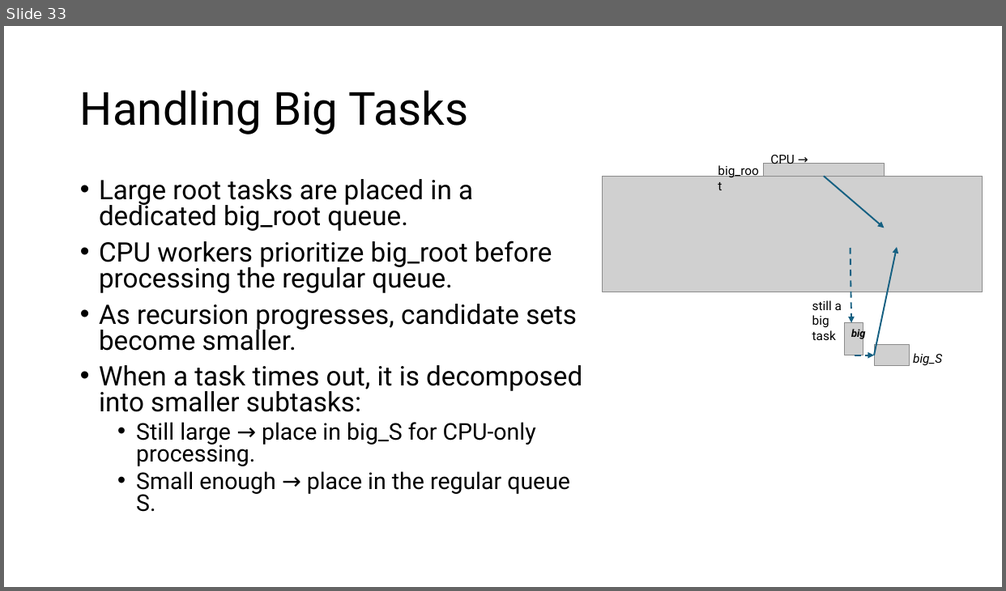
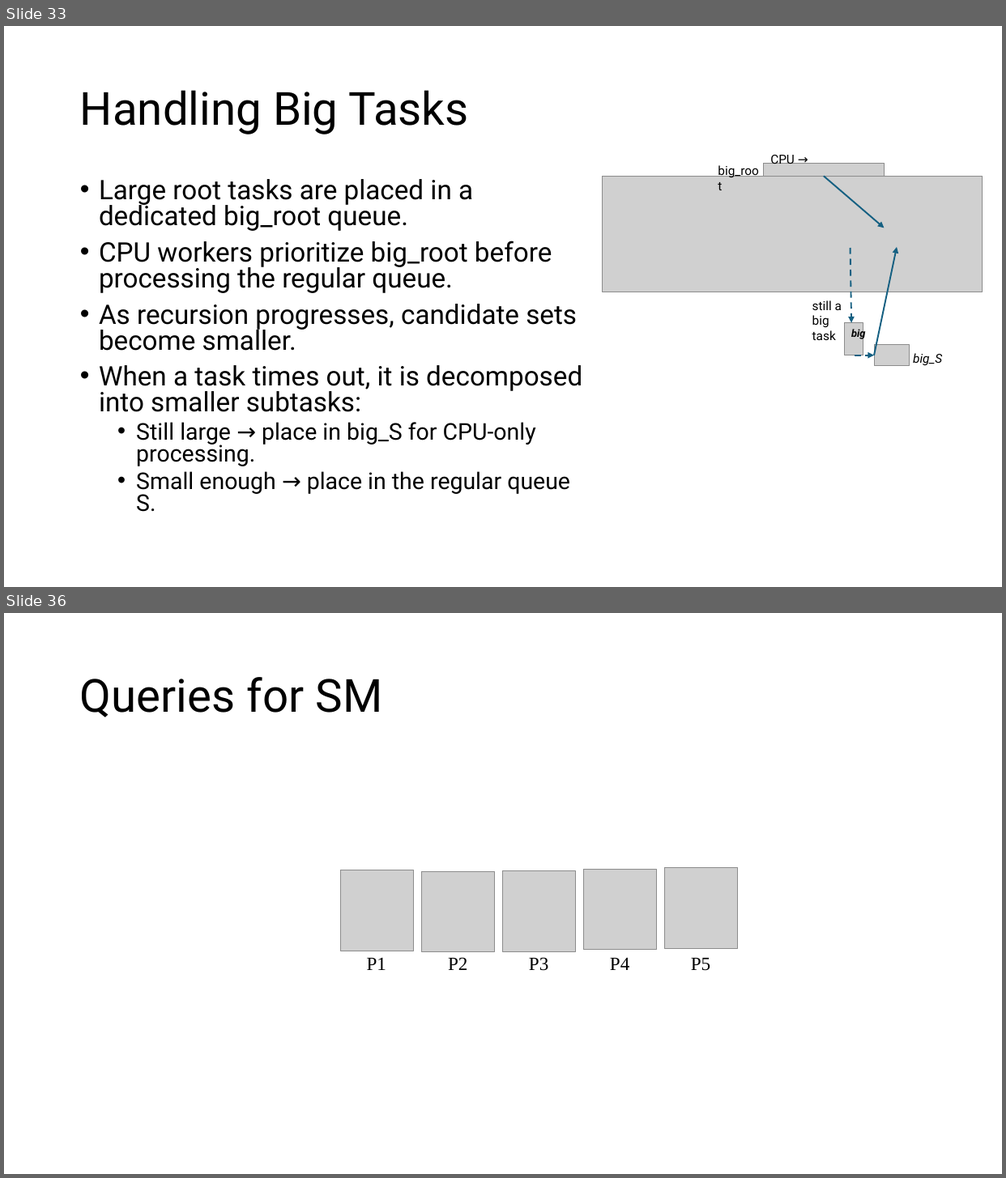
Before and after one commit to akhlaqueak/G-ThinkerCG, a slide deck: revision.pptx. Shown one above the other, each under a label of ours: slide 33 before the commit, slides 33 and 36 after it; the slides between them are not shown. The pictures are 1006x591 and 1006x1178 pixels, drawn with LibreOffice and Linux fonts; fonts in the diff are those of the drawing; grey boxes stand for pictures. Boxes give left, top, right and bottom in pixels: in the first picture for what was removed or moved away, otherwise in the second. Text is boxed around its words. In the diff, an @@ line names an element or a change of style, - is before the commit and + after.

```diff
--- a/revision.pptx
+++ b/revision.pptx
@@ slide 36 added at [4,613,1002,1174], background #FFFFFF @@
@@ title added at [80,677,383,717], 44 pt, text #000000 @@
+Queries for SM
@@ picture added at [341,871,414,952] @@
@@ picture added at [422,872,494,953] @@
@@ picture added at [503,871,575,952] @@
@@ picture added at [583,869,656,950] @@
@@ picture added at [664,868,737,949] @@
@@ text added at [367,958,386,970], 18 pt, text #000000 @@
+P1
@@ text added at [448,957,467,970], 18 pt, text #000000 @@
+P2
@@ text added at [529,957,548,971], 18 pt, text #000000 @@
+P3
@@ text added at [610,957,629,970], 18 pt, text #000000 @@
+P4
@@ text added at [691,958,710,971], 18 pt, text #000000 @@
+P5
```
Also in this commit, not shown: 2 slides changed, 16 other files.
